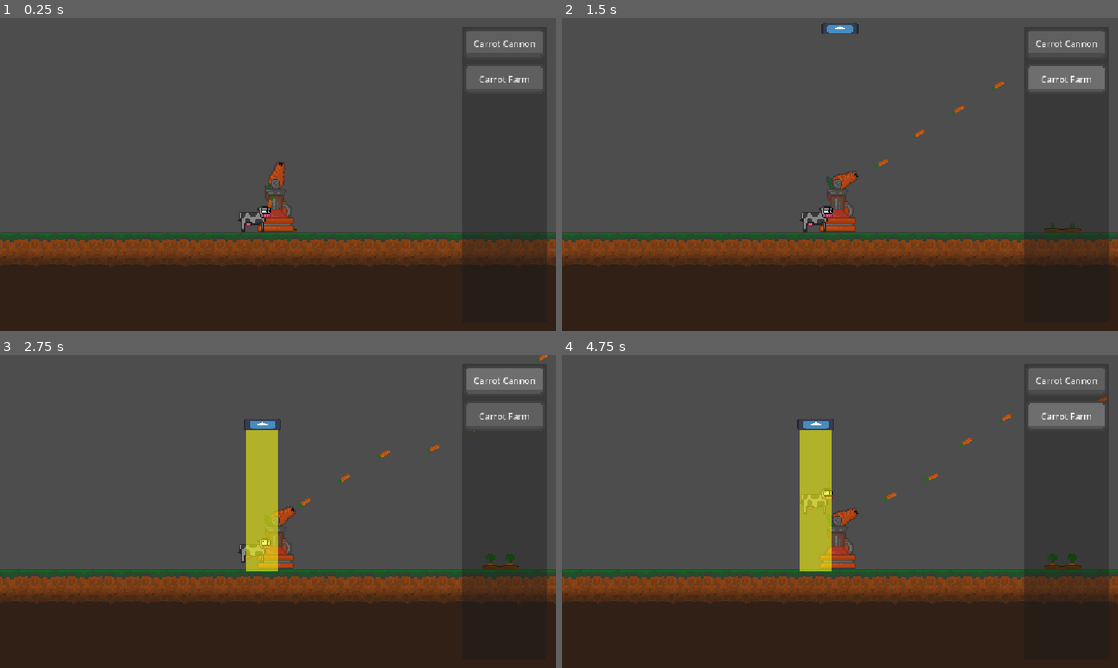
Above: before the commit, frames 1-4 (two rows, left to right).
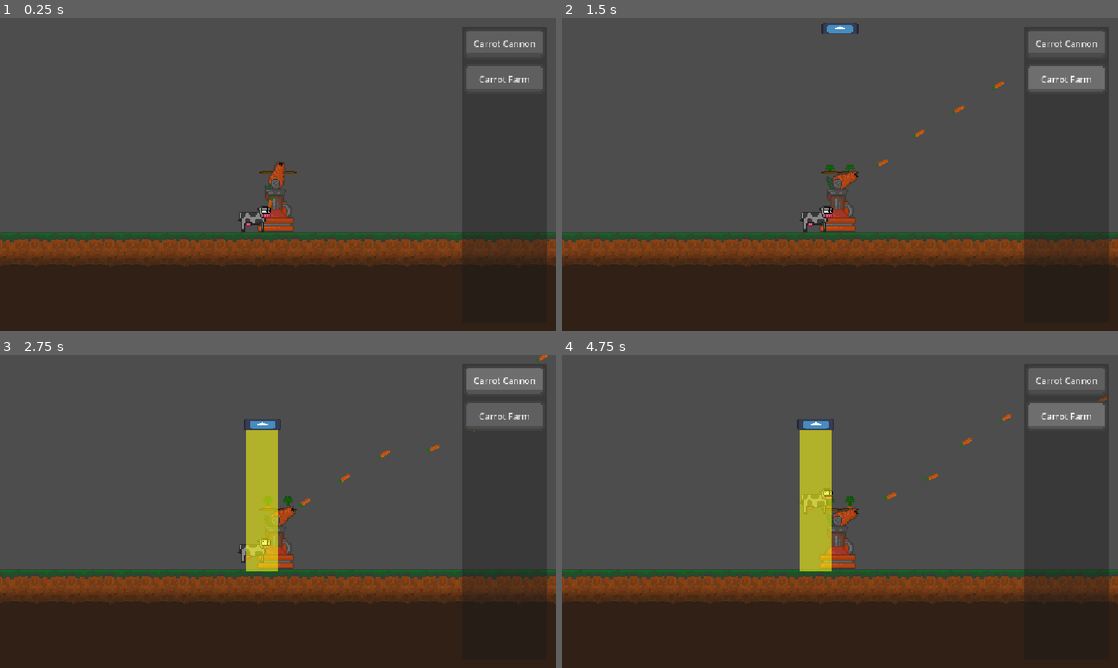
Above: after the commit, the same moments.

Repository: Luminescent-Cheese/district-jam-VII
Game: Godot game, scene res://game.tscn
The game is run twice, just before and just after one commit, with the same random seed, the same clock (stepped at 60 frames per second) and the same inputs. The engine's default icon, where the game draws it, is replaced by a stand-in: a white triangle on a blue panel in a dark square.
Inputs:
- Up to frame 1 (0.25 s): no input
- Up to frame 2 (1.5 s): click "Carrot Cannon" at 0.5 s; click "Carrot Farm" at 1.25 s
- Up to frame 3 (2.75 s): click "Carrot Cannon" at 2 s
- Up to frame 4 (4.75 s): click "Carrot Farm" at 2.75 s; click "Carrot Cannon" at 3.5 s; click "Carrot Farm" at 4.25 s

The runs differ from the first frame. In frame 1, less than 0.1% of the frame differs, in the area x 46-54%, y 48-69%; in frame 2, 0.2%; in frame 3, 0.3%, in the area x 46-94%, y 45-69%; in frame 4, 0.3%.

Commit message:
bullet type detection
UFO can now identify the type of bullet it was shot with.

Also introduced a GameGlobals class to help with common types and utils

Diff:
--- a/Buildings/buildingBase.gd
+++ b/Buildings/buildingBase.gd
@@ -7,8 +7,8 @@
 @export var bulletSpawn:Marker2D
 @export var xPos = 99999
 @export var cost: float
-enum bullet{Carrot}
-@export var bulletType:bullet
+
+@export var bulletType: GameGlobals.bullet
 @export var fireRate: float
 enum type{combat,farm}
 @export var buildingType:type
@@ -46,9 +46,8 @@
 	newBullet.position = bulletSpawn.global_position
 	#replace below with proper position later
 	newBullet.direction = (bulletSpawn.global_position).direction_to(get_global_mouse_position())
-	newBullet.name = "bullet"
+	newBullet.bullet_type = bulletType
 	add_sibling(newBullet)
-
 
 func _on_cooldown_timeout() -> void:
 	canFire = true
--- a/bullet.gd
+++ b/bullet.gd
@@ -1,6 +1,10 @@
 extends CharacterBody2D
+class_name Bullet
+
 @export var direction: Vector2
 @export var SPEED = 600
+var bullet_type: GameGlobals.bullet
+
 
 func _ready() -> void:
 	look_at(global_position + direction)
--- a/game.gd
+++ b/game.gd
@@ -4,6 +4,8 @@
 const UFO_SCENE = preload("res://ufo.tscn")
 
 @onready var player_camera = get_node("/root/Game/PlayerCamera")
+
+enum bullet{Carrot}
 
 func _ready() -> void:
 	spawn_cows(5)
@@ -21,7 +23,7 @@
 
 func spawn_ufo() -> void:
 	var bounds = CoordsUtils.get_camera_bounds(player_camera)
-	var random_x = CoordsUtils.get_random_x_in_camera(player_camera)
+	var _random_x = CoordsUtils.get_random_x_in_camera(player_camera)
 
 	# random x position in viewport, at top (it will descend and search)
 	var new_ufo = UFO_SCENE.instantiate()
--- a/game.tscn
+++ b/game.tscn
@@ -26,6 +26,9 @@
 
 [node name="Farm" parent="." unique_id=1422852066 instance=ExtResource("3_fc0e3")]
 position = Vector2(0, -197)
+xPos = null
+cost = null
+bulletType = null
 
 [node name="PlayerCamera" type="Camera2D" parent="." unique_id=1232046301]
 position = Vector2(0, -197)
@@ -44,3 +47,6 @@
 [node name="Carrot Cannon" parent="." unique_id=2100169005 instance=ExtResource("4_fc0e3")]
 position = Vector2(-8, 1)
 xPos = 0
+cost = null
+bulletType = null
+buildingType = null
--- /dev/null
+++ b/game_globals.gd
@@ -0,0 +1,4 @@
+class_name GameGlobals
+extends Node
+
+enum bullet{Carrot}
--- a/ufo.gd
+++ b/ufo.gd
@@ -9,6 +9,7 @@
 enum UfoAction { LOWER, MOVE, SCAN, ABDUCT_COW }
 var current_action = null
 var time_doing_action = 0.0
+var health_pct = 100.0
 
 const MOVE_TIME_SECS = 0.5
 const SCAN_TIME_SECS = 0.2
@@ -46,7 +47,7 @@
 	elif current_action == UfoAction.MOVE:
 		move()
 	elif current_action == UfoAction.LOWER:
-		lower()
+		move_down()
 
 func scan_for_cow():
 	var cows_in_beam = beam_area.get_overlapping_bodies()
@@ -61,6 +62,19 @@
 	var target_x = cow_in_beam.global_position.x
 	global_position.x = lerp(global_position.x, target_x, 5 * delta)
 
+func move_down():
+	var bounds = CoordsUtils.get_camera_bounds(player_camera)
+	if (global_position.y > bounds.min_y + 500):
+		current_action = UfoAction.SCAN
+		time_doing_action = 0.0
+		direction = Vector2.ZERO
+		$Beam2D.show()
+		return
+
+	direction = Vector2(0, 1)
+	velocity = direction * 200
+	move_and_slide()
+
 func move():
 	var bounds = CoordsUtils.get_camera_bounds(player_camera)
 	if (global_position.x < bounds.min_x):
@@ -74,20 +88,11 @@
 	velocity = direction * SPEED
 	move_and_slide()
 
-func lower():
-	var bounds = CoordsUtils.get_camera_bounds(player_camera)
-	if (global_position.y > bounds.min_y + 500):
-		current_action = UfoAction.SCAN
-		time_doing_action = 0.0
-		direction = Vector2.ZERO
-		$Beam2D.show()
+func _on_hurt_box_body_entered(body: Node2D) -> void:
+	if not body is Bullet:
 		return
 
-	direction = Vector2(0, 1)
-	velocity = direction * 200
-	move_and_slide()
+	var bullet = body as Bullet
 
-
-func _on_hurt_box_body_entered(bullet: Node2D) -> void:
-	print("%s has been shot by %s!" % [self.name, bullet.name])
+	print("%s has been shot bullet %s!" % [self.name, GameGlobals.bullet.keys()[bullet.bullet_type]])
 	bullet.queue_free()
Not shown, added: game_globals.gd.uid
